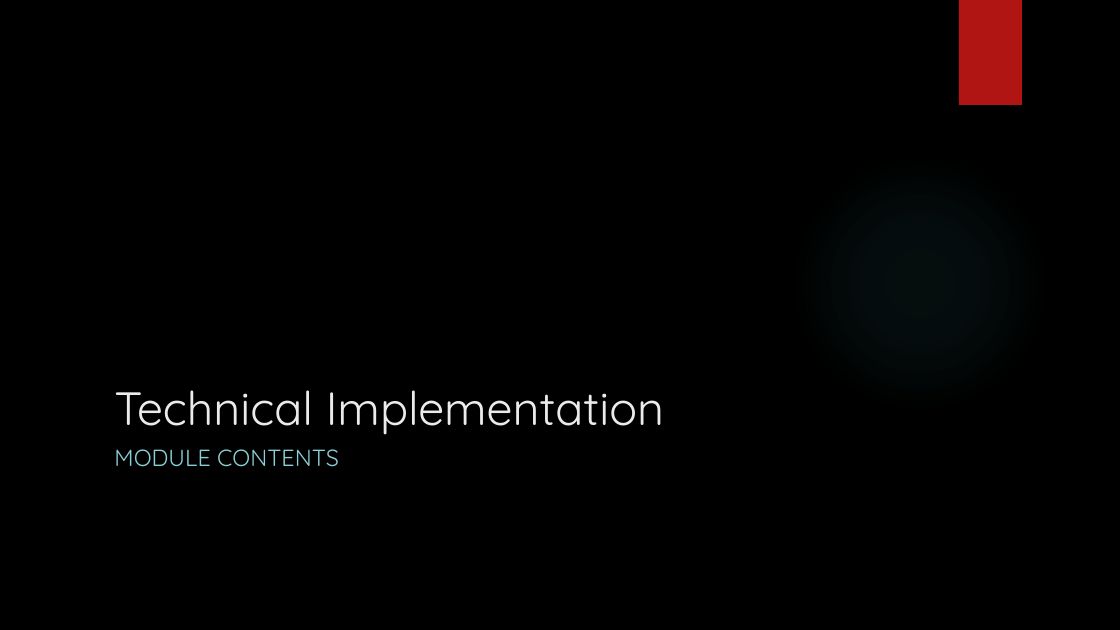
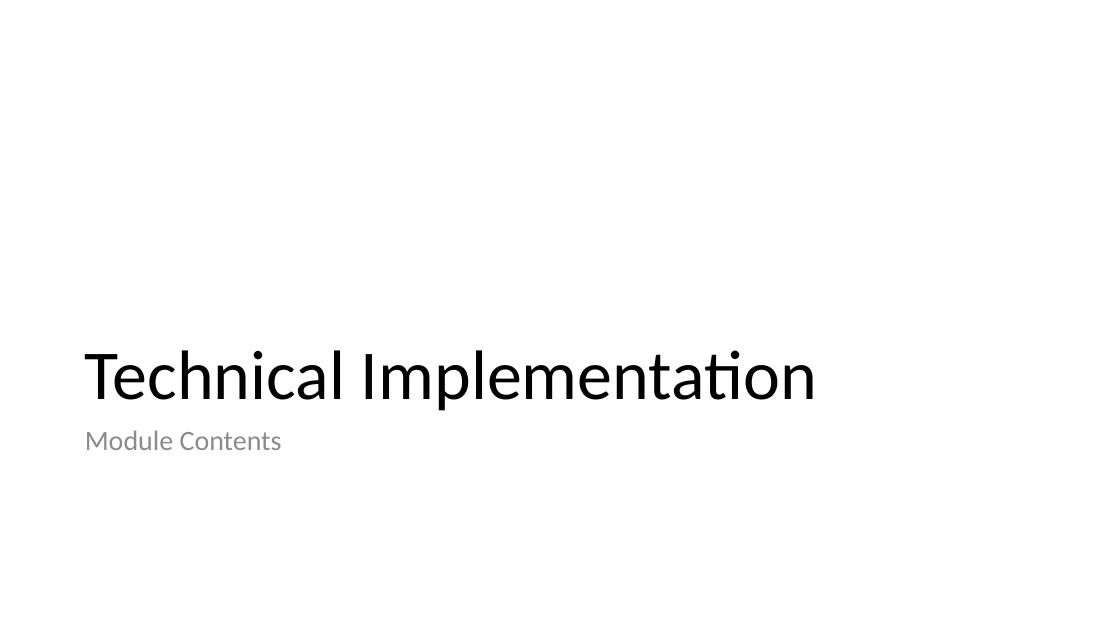
Before and after one commit to buildmotion/custom-angular-modules, a slide deck: slide 31 of presentation/custom-angular-modules.pptx (slide 39 before the commit). Drawn at 1120x630 pixels with LibreOffice and Linux fonts; fonts in the diff are those of the drawing; background and template pictures are left out. Boxes give left, top, right and bottom in pixels: in the first picture for what was removed or moved away, otherwise in the second. Text is boxed around its words. In the diff, an @@ line names an element or a change of style, - is before the commit and + after.

```diff
--- a/presentation/custom-angular-modules.pptx
+++ b/presentation/custom-angular-modules.pptx
@@ background picture (left out) to #FFFFFF @@
@@ rectangle removed at bbox=[959, 0, 1022, 105] @@
@@ title "Technical Implementation": place and size @@
-title "Technical Implementation" at bbox=[114, 390, 664, 435]
+title "Technical Implementation" at bbox=[85, 350, 817, 411]
@@ title "Technical Implementation" at bbox=[85, 350, 817, 411]: size 40 to 60 pt, font Quicksand to Calibri, text colour #EBEBEB to #000000; line spacing 1 to 0.9 @@
@@ ellipse removed at bbox=[791, 154, 1049, 413] @@
@@ text at bbox=[85, 430, 282, 450]: text changed; size 20 to 24 pt; font Quicksand to Calibri; text colour #8AD0D6 to #8C8C8C @@
-MODULE CONTENTS
+Module Contents
```
Also in this commit, not shown: 42 other slides changed, 5 slides added, 20 slides removed, 2 other files.
